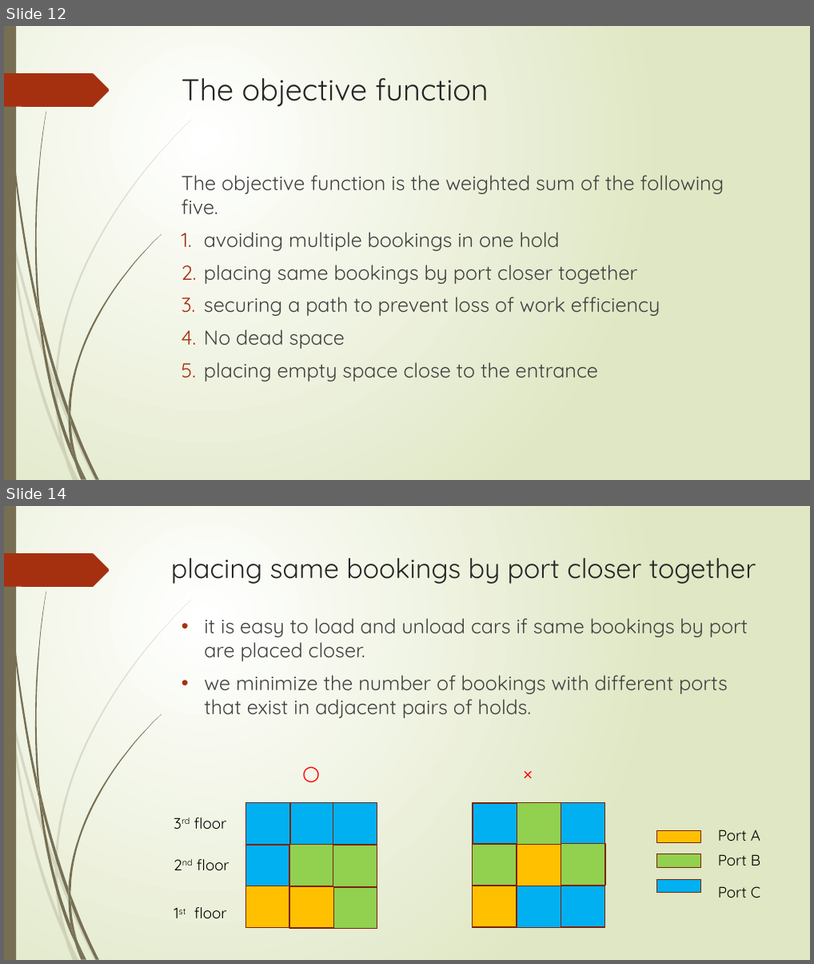
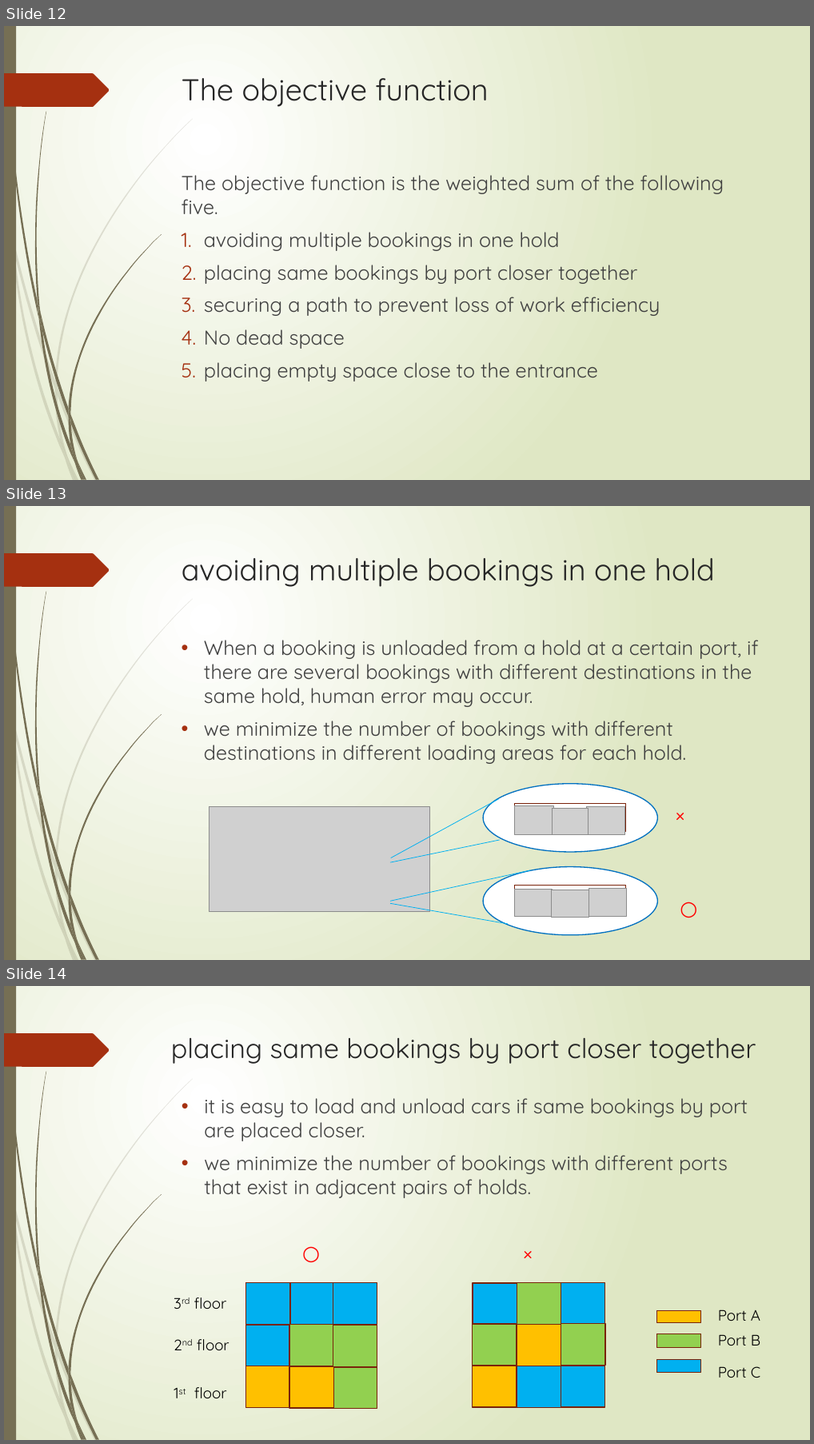
Before and after one commit to r-kurosu/kline_new, a slide deck: 竹田.pptx. Shown one above the other, each under a label of ours: slides 12 and 14 before the commit, slides 12, 13 and 14 after it; the slides between them are not shown. The pictures are 814x964 and 814x1444 pixels, drawn with LibreOffice and Linux fonts; fonts in the diff are those of the drawing; grey boxes stand for pictures. Boxes give left, top, right and bottom in pixels: in the first picture for what was removed or moved away, otherwise in the second. Text is boxed around its words. In the diff, an @@ line names an element or a change of style, - is before the commit and + after.

```diff
--- a/竹田.pptx
+++ b/竹田.pptx
@@ slide 13 added at [4,506,810,960], background gradient #FFFFFF to #DFE8C4; not listed: 24 template elements that a slide beside it also shows @@
@@ title added at [182,558,715,587], 36 pt, text #262626 @@
+avoiding multiple bookings in one hold
@@ text added at [204,640,758,764], 24 pt, text #404040 @@
+• When a booking is unloaded from a hold at a certain port, if there are several bookings with different destinations in the same hold, human error may occur.
+• we minimize the number of bookings with different destinations in different loading areas for each hold.
@@ ellipse added at [484,784,658,852], fill #FFFFFF, outline #0070C0 1.25 pt @@
@@ picture added at [209,807,430,912] @@
@@ line added from (391, 857) to (499, 799), #00B0F0 0.75 pt @@
@@ rectangle added at [514,803,626,832], fill #FFFFFF, outline #7A240C 1.25 pt @@
@@ picture added at [514,806,554,835] @@
@@ picture added at [552,808,588,834] @@
@@ picture added at [586,807,626,835] @@
@@ text added at [670,799,712,829], 24 pt, text #FF0000 @@
+×
@@ line added from (390, 862) to (499, 840), #00B0F0 0.75 pt @@
@@ line added from (390, 900) to (531, 870), #00B0F0 0.75 pt @@
@@ ellipse added at [484,867,658,935], fill #FFFFFF, outline #0070C0 1.25 pt @@
@@ picture added at [514,889,552,916] @@
@@ rectangle added at [515,884,626,913], fill #FFFFFF, outline #7A240C 1.25 pt @@
@@ picture added at [552,889,590,916] @@
@@ picture added at [590,888,627,916] @@
@@ line added from (390, 903) to (508, 924), #00B0F0 0.75 pt @@
@@ text added at [674,892,716,923], 24 pt, text #FF0000 @@
+○
```
Also in this commit, not shown: 1 other file.
